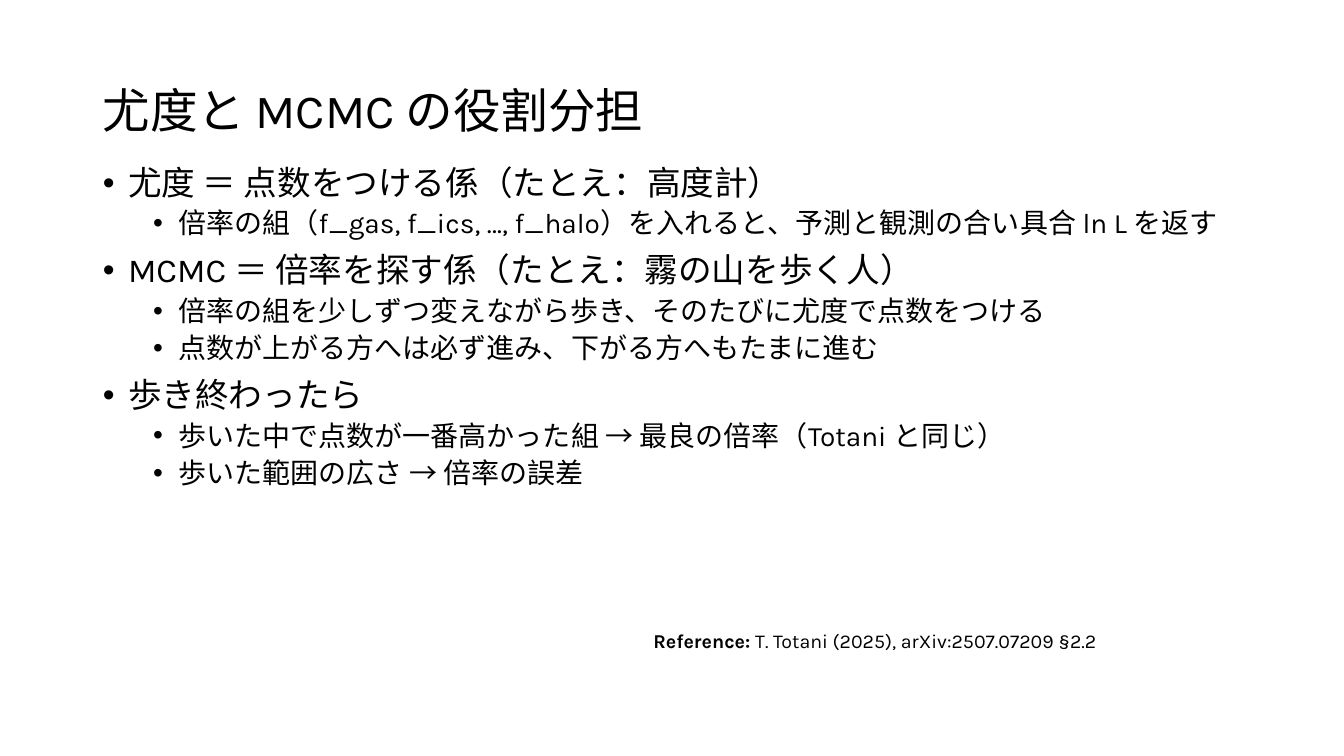
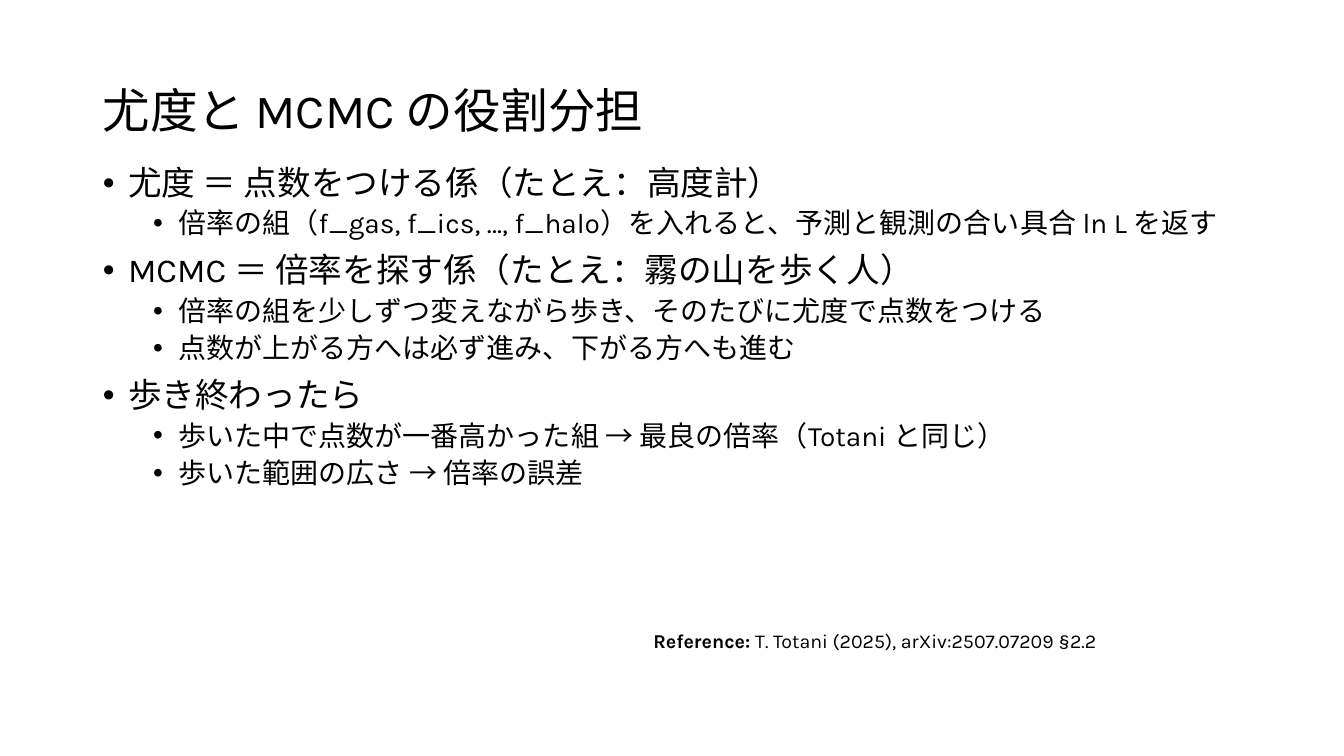
Before and after one commit to Mikann20041029/darkmatter-slides, a slide deck: slide 8 of slides/2026-10-03_研究進捗報告_claude_夕方版.pptx. Drawn at 1344x756 pixels with LibreOffice and Linux fonts; fonts in the diff are those of the drawing. Boxes give left, top, right and bottom in pixels: in the first picture for what was removed or moved away, otherwise in the second. Text is boxed around its words. In the diff, an @@ line names an element or a change of style, - is before the commit and + after.

Commit message:
slides: 本人の編集版を更新 (10-05 12:50)

```diff
--- a/slides/2026-10-03_研究進捗報告_claude_夕方版.pptx
+++ b/slides/2026-10-03_研究進捗報告_claude_夕方版.pptx
@@ text at [178, 334, 795, 361]: text changed @@
-  • 点数が上がる方へは必ず進み、下がる方へもたまに進む
+  • 点数が上がる方へは必ず進み、下がる方へも進む
```
